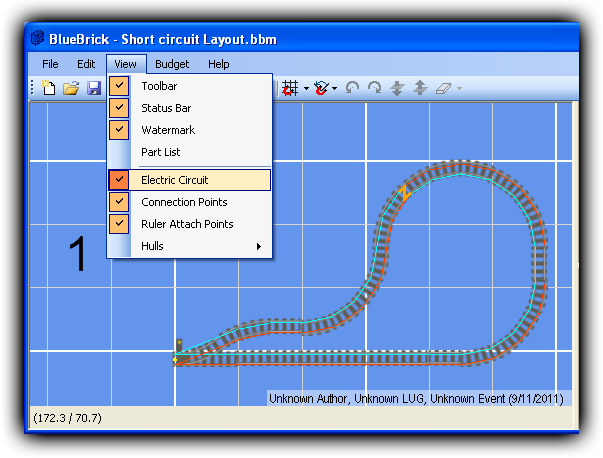
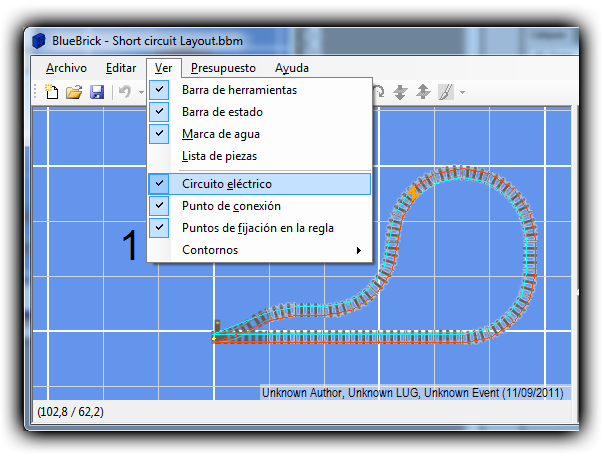
Layered file, before and after one edit (w=603, h=458). Changes by layer:
hid "EN" over [24, 22, 579, 434]
showed "ES", painted on it over [23, 23, 579, 435]
